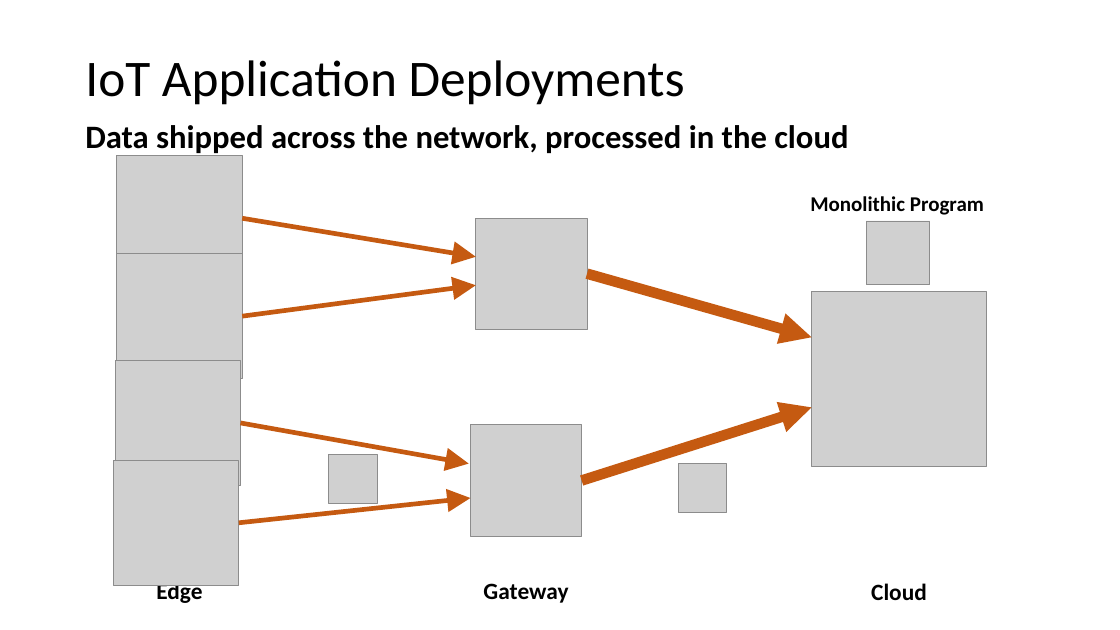
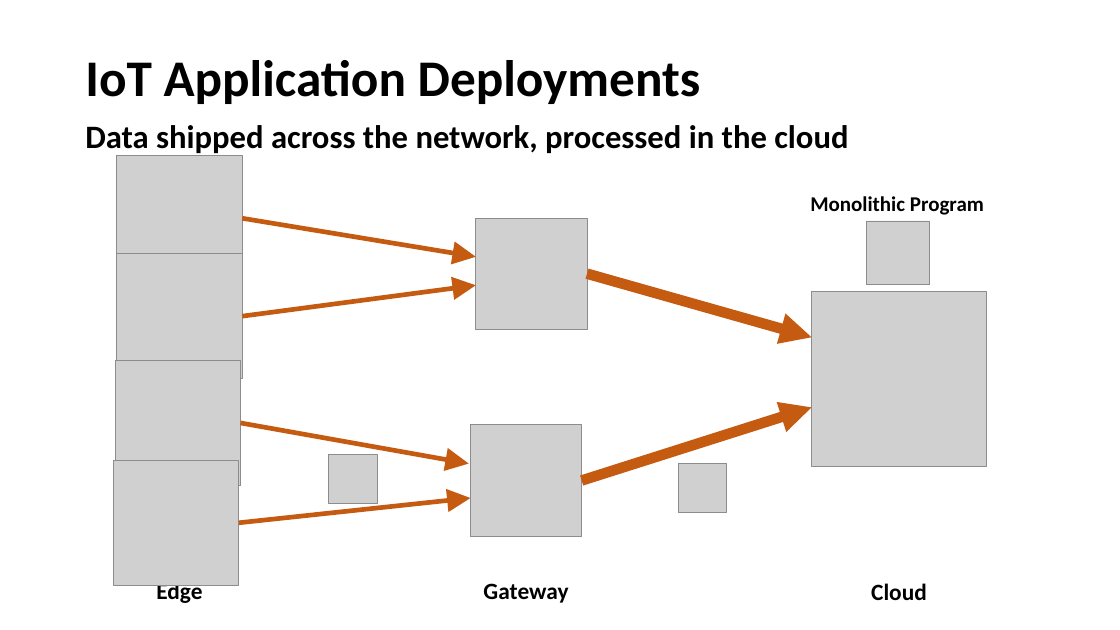
Before and after one commit to romilbhardwaj/nomad, a slide deck: slide 3 of tutorial/Nomad Bootcamp.pptx. Drawn at 1120x630 pixels with LibreOffice and Linux fonts; fonts in the diff are those of the drawing; grey boxes stand for pictures. Boxes give left, top, right and bottom in pixels: in the first picture for what was removed or moved away, otherwise in the second. Text is boxed around its words. In the diff, an @@ line names an element or a change of style, - is before the commit and + after.

```diff
--- a/tutorial/Nomad Bootcamp.pptx
+++ b/tutorial/Nomad Bootcamp.pptx
@@ title "IoT Application Deployments" at box(85, 60, 701, 104): bold on @@
```
Also in this commit, not shown: 7 other slides changed, 2 slides added, 3 slides removed, 8 other files.
